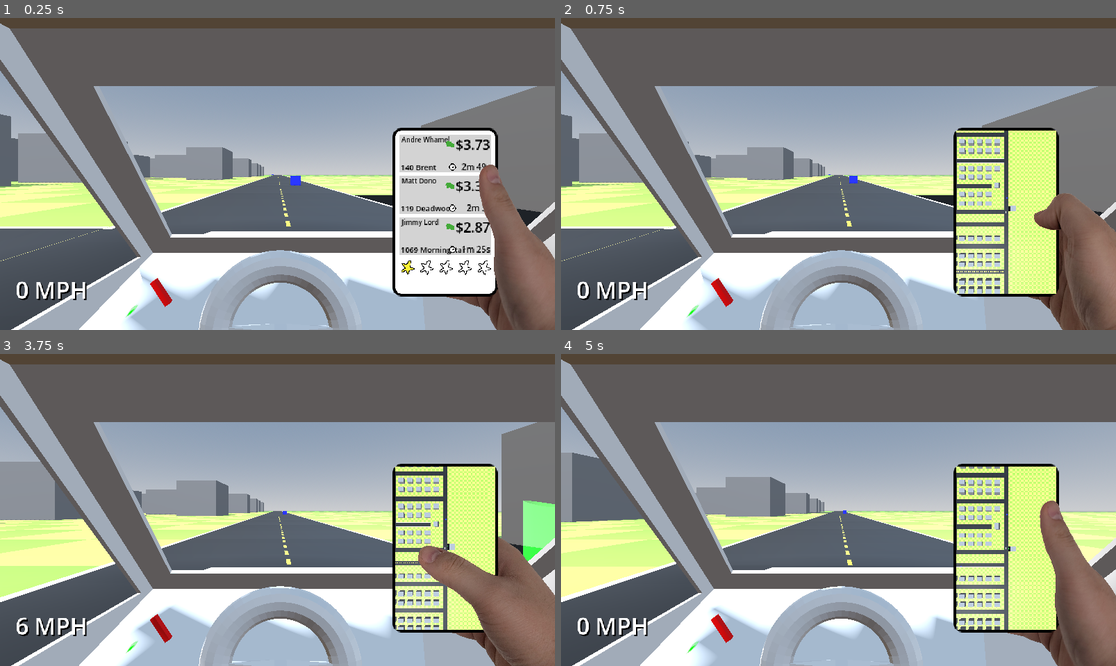
Above: before the commit, frames 1-4 (two rows, left to right).
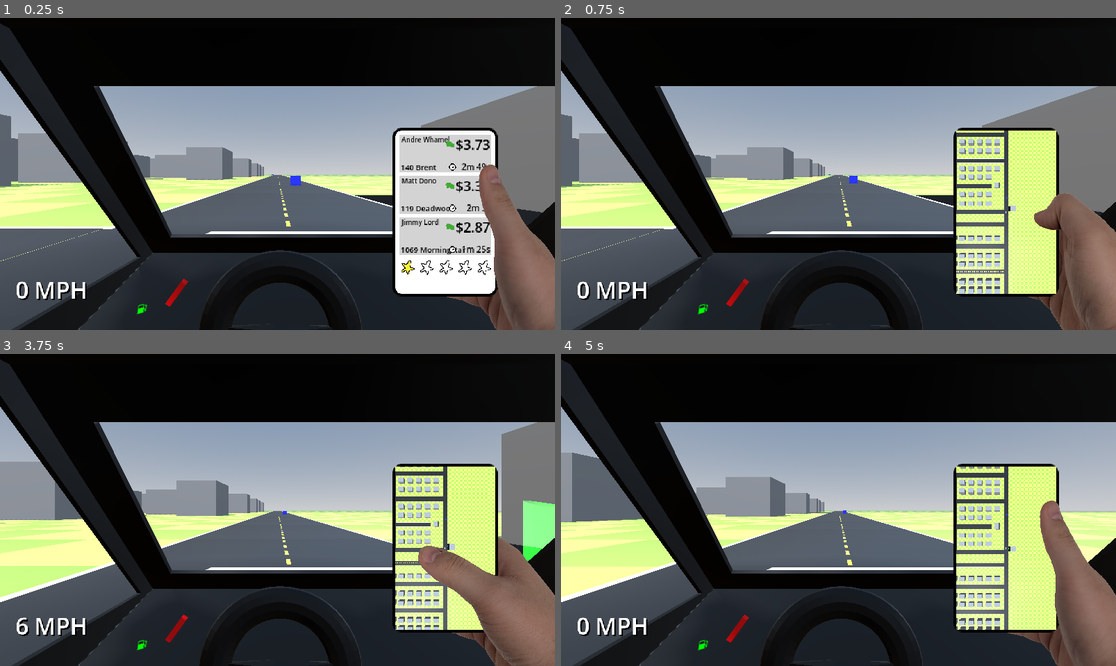
Above: after the commit, the same moments.

Repository: AndrewHamel111/SISGameJam2026
Game: Godot game, scene res://scenes/world.tscn
Same seed, same stepped clock (60 frames per second), same inputs: the game is played once before the commit and once after it.
Inputs:
- Up to frame 1 (0.25 s): no input
- Up to frame 2 (0.75 s): hold L (phone_right) from 0.53 s (still down); tap U (phone_confirm) at 0.6 s
- Up to frame 3 (3.75 s): tap Enter at 1.25 s; release L (phone_right) at 1.28 s; hold Space (brake) 1.28-2.03 s; tap P (camera_toggle) at 1.35, 3.6 s; tap U (phone_confirm) at 1.55, 2, 2.1, 2.75, 2.85 s; hold L (phone_right) 2.03-2.78 s; hold W (accelerate) 2.78-3.53 s; hold J (phone_left) from 3.53 s (still down)
- Up to frame 4 (5 s): keep holding J (phone_left); tap U (phone_confirm) at 3.8, 4.35 s

The runs differ from the first frame. In frame 1, 47% of the frame differs, in the area x 0-100%, y 0-100%; in frame 2, 47%; in frame 3, 47%; in frame 4, 47%.

Commit message:
Feedback improvements
Player starts with 80% gas tank
Low fuel and order status audio tones
Painted car interior black, minor detail on steering wheel

Diff:
--- a/entities/player/car/car_interior.tscn
+++ b/entities/player/car/car_interior.tscn
@@ -6,6 +6,7 @@
 [ext_resource type="PackedScene" uid="uid://dyqb5sj8iq4qt" path="res://resources/glb/phone.glb" id="4_qko6y"]
 [ext_resource type="Script" uid="uid://c4mpw0y112x0w" path="res://entities/player/car/gas_needle.gd" id="5_gb7yy"]
 [ext_resource type="Texture2D" uid="uid://do7w0wc6xjpwq" path="res://resources/png/gas_light.png" id="5_hmpo2"]
+[ext_resource type="AudioStream" uid="uid://b2wkyavy1fx7n" path="res://resources/wav/low_fuel.wav" id="7_qko6y"]
 
 [sub_resource type="StandardMaterial3D" id="StandardMaterial3D_hmpo2"]
 albedo_color = Color(1, 0, 0, 1)
@@ -22,6 +23,12 @@
 
 [node name="phone" parent="." unique_id=497349082 instance=ExtResource("4_qko6y")]
 transform = Transform3D(0.8059898, -0.13447852, -0.5764512, -0.078314915, 0.9410639, -0.32903725, 0.58672583, 0.31034538, 0.7479562, -0.025569137, 0.45374015, 0.17616011)
+visible = false
+
+[node name="gas_light" type="Sprite3D" parent="." unique_id=1772302451]
+transform = Transform3D(-0.026484493, 0.011946652, -0.0074732164, 1.7698264e-09, 0.015910009, 0.025433669, 0.01409154, 0.022453262, -0.014045619, 0.42112082, 0.35610798, 0.32760516)
+modulate = Color(1, 0, 0, 1)
+texture = ExtResource("5_hmpo2")
 
 [node name="gas_needle" type="Node3D" parent="." unique_id=1855330199]
 transform = Transform3D(1, 0, 0, 0, 1, 0, 0, 0, 1, 0.37186986, 0.36518043, 0.32688832)
@@ -31,9 +38,7 @@
 transform = Transform3D(1, 0, 0, 0, 1, 0, 0, 0, 1, 0, 0.025, 0)
 mesh = SubResource("BoxMesh_qko6y")
 
-[node name="gas_light" type="Sprite3D" parent="gas_needle" unique_id=1772302451]
-transform = Transform3D(-0.03, -1.4963748e-09, 3.0236358e-09, 2.5333176e-09, 0.007764572, 0.028977774, -2.2279625e-09, 0.028977774, -0.007764572, 0.032361716, 0.032019526, -0.030191988)
-modulate = Color(1, 0, 0, 1)
-texture = ExtResource("5_hmpo2")
+[node name="car_interior" parent="." unique_id=600284304 instance=ExtResource("2_gb7yy")]
 
-[node name="car_interior" parent="." unique_id=600284304 instance=ExtResource("2_gb7yy")]
+[node name="LowFuelStream" type="AudioStreamPlayer3D" parent="." unique_id=225683568]
+stream = ExtResource("7_qko6y")
--- a/entities/player/car/gas_needle.gd
+++ b/entities/player/car/gas_needle.gd
@@ -5,6 +5,7 @@
 
 var blink_timer: float = 0.0
 var blink_state: bool = false
+var last_perc: float
 
 # Called when the node enters the scene tree for the first time.
 func _ready() -> void:
@@ -18,8 +19,10 @@
 	var perc : float = player.gas_remaining / player.gas_max
 	rotation_degrees = Vector3(0, 0, needle_angle_empty + perc * (needle_angle_full - needle_angle_empty))
 
-	var gas_light := get_node("gas_light") as Sprite3D
+	var gas_light := get_node("../gas_light") as Sprite3D
 	if perc < 0.2:
+		if last_perc > 0.2 or (last_perc > 0.1 and perc < 0.1):
+			$"../LowFuelStream".play()
 		gas_light.modulate = Color(1.0, 0.0, 0.0)
 		blink_timer += _delta
 		if blink_timer >= 0.5:
@@ -29,3 +32,4 @@
 	else:
 		gas_light.modulate = Color(0.0, 1.0, 0.0)
 		gas_light.visible = true
+	last_perc = perc
--- a/entities/player/player.gd
+++ b/entities/player/player.gd
@@ -6,6 +6,7 @@
 signal deliver_order(order: Order)
 
 @onready var raycast: RayCast3D = $RayCast3D
+@onready var order_success_stream: AudioStreamPlayer3D = $OrderSuccessStream
 
 @onready var interior_root: Node3D = $InteriorRoot
 @onready var exterior_root: Node3D = $ExteriorRoot
@@ -44,8 +45,8 @@
 
 # gas
 var gas_station: GasStation = null
-var gas_remaining := 11.0
 var gas_max := 50.0
+var gas_remaining := gas_max * 0.8
 var gas_usage_rate := 1.0
 
 
@@ -114,6 +115,7 @@
 			if order and order.status == Order.Status.PENDING:
 				active_orders.push_back(order)
 				start_order.emit(order)
+				$ToneAStream.play()
 		if hud.phone_display.current_app == PhoneDisplay.App.MAP:
 			# TODO: toggle zoom? toggle additional overlay?
 			pass
@@ -199,8 +201,10 @@
 	for order in active_orders:
 		if order.status == Order.Status.STARTED and order.pickup_address == house.name:
 			pickup_order.emit(order)
+			$ToneBStream.play()
 		elif order.status == Order.Status.PICKED_UP and order.destination_address == house.name:
 			deliver_order.emit(order)
+			order_success_stream.play()
 			orders_to_remove.push_back(order)
 	for order in orders_to_remove:
 		active_orders.erase(order)
--- a/entities/player/player.tscn
+++ b/entities/player/player.tscn
@@ -3,6 +3,9 @@
 [ext_resource type="PackedScene" uid="uid://b3q2clbccejnt" path="res://entities/player/car/car_interior.tscn" id="1_abrql"]
 [ext_resource type="Script" uid="uid://dtxuvpfea4hmd" path="res://entities/player/player.gd" id="1_sglur"]
 [ext_resource type="PackedScene" uid="uid://cgpnr6pcniiqn" path="res://entities/player/car/car_exterior.tscn" id="2_sglur"]
+[ext_resource type="AudioStream" uid="uid://bq2onhmacau4p" path="res://resources/ogg/order_submit.ogg" id="4_bls4j"]
+[ext_resource type="AudioStream" uid="uid://c1bkowcbnsbs6" path="res://resources/wav/tonehigh.wav" id="5_8fjmc"]
+[ext_resource type="AudioStream" uid="uid://lqqos3mthchx" path="res://resources/wav/tonelow.wav" id="6_qiwj3"]
 
 [sub_resource type="Curve" id="Curve_sglur"]
 _limits = [0.0, 5.0, 0.0, 1.0]
@@ -45,3 +48,13 @@
 [node name="RayCast3D" type="RayCast3D" parent="." unique_id=352589250]
 target_position = Vector3(0, -5, 0)
 collision_mask = 2
+
+[node name="OrderSuccessStream" type="AudioStreamPlayer3D" parent="." unique_id=1104534333]
+transform = Transform3D(1, 0, 0, 0, 1, 0, 0, 0, 1, -0.14789376, 0.3761217, 0.19928333)
+stream = ExtResource("4_bls4j")
+
+[node name="ToneBStream" type="AudioStreamPlayer3D" parent="." unique_id=114631078]
+stream = ExtResource("5_8fjmc")
+
+[node name="ToneAStream" type="AudioStreamPlayer3D" parent="." unique_id=1818083975]
+stream = ExtResource("6_qiwj3")
Binary file added: noimp/Material Base Color.png
Binary file added: noimp/Material Base Color_wheel.png
Binary file changed: resources/glb/car_interior.glb
Binary file added: resources/glb/car_interior_Material Base Color.png
Not shown, added: resources/glb/car_interior_Material Base Color.png.import
Binary file changed: resources/glb/car_wheel.glb
Binary file added: resources/glb/car_wheel_Material Base Color.png
Not shown, added: resources/glb/car_wheel_Material Base Color.png.import
Not shown, added: resources/ogg/order_submit.ogg.import
Not shown, added: resources/wav/low_fuel.wav.import
Not shown, added: resources/wav/tonefail.wav.import
Not shown, added: resources/wav/tonehigh.wav.import
(and 11 more such lines)
